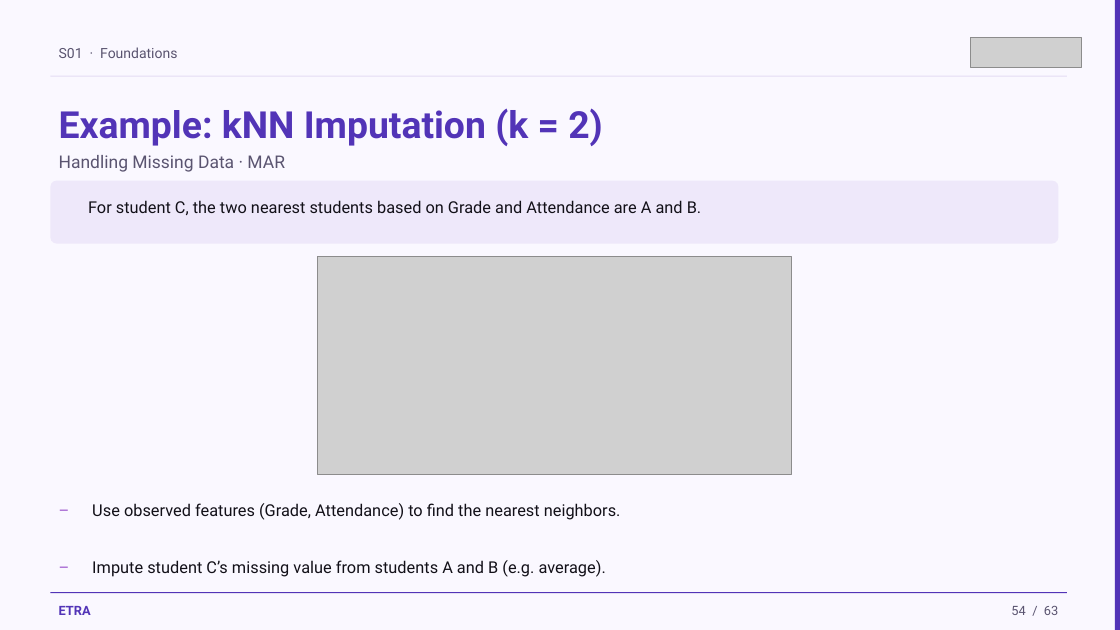
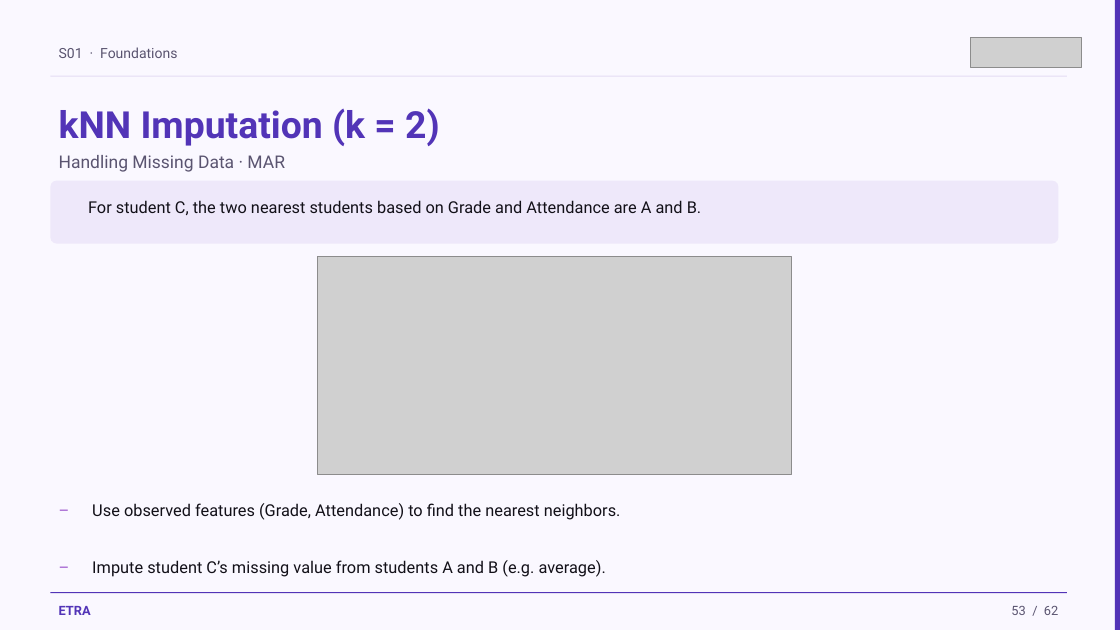
Before and after one commit to iksasa15/AI-ML, a slide deck: slide 53 of web-presentation/pdf-exports/Week1-Session1-Foundations.pptx (slide 54 before the commit). Drawn at 1120x630 pixels with LibreOffice and Linux fonts; fonts in the diff are those of the drawing; grey boxes stand for pictures. Boxes give left, top, right and bottom in pixels: in the first picture for what was removed or moved away, otherwise in the second. Text is boxed around its words. In the diff, an @@ line names an element or a change of style, - is before the commit and + after.

```diff
--- a/web-presentation/pdf-exports/Week1-Session1-Foundations.pptx
+++ b/web-presentation/pdf-exports/Week1-Session1-Foundations.pptx
@@ text at <box>59,108,440,146</box>: text changed @@
-Example: kNN Imputation (k = 2)
+kNN Imputation (k = 2)
@@ text at <box>1011,606,1058,615</box>: text changed @@
-54 / 63
+53 / 62
```
Also in this commit, not shown: 59 other slides changed, 1 slide added, 2 slides removed, 1 other file.
